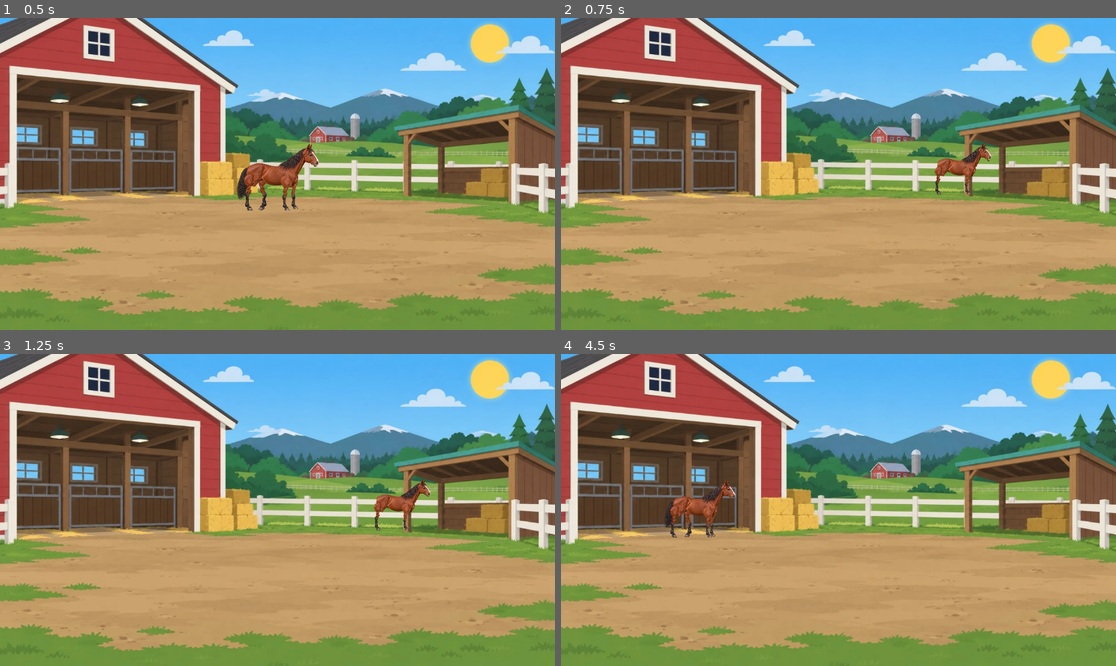
Above: before the commit, frames 1-4 (two rows, left to right).
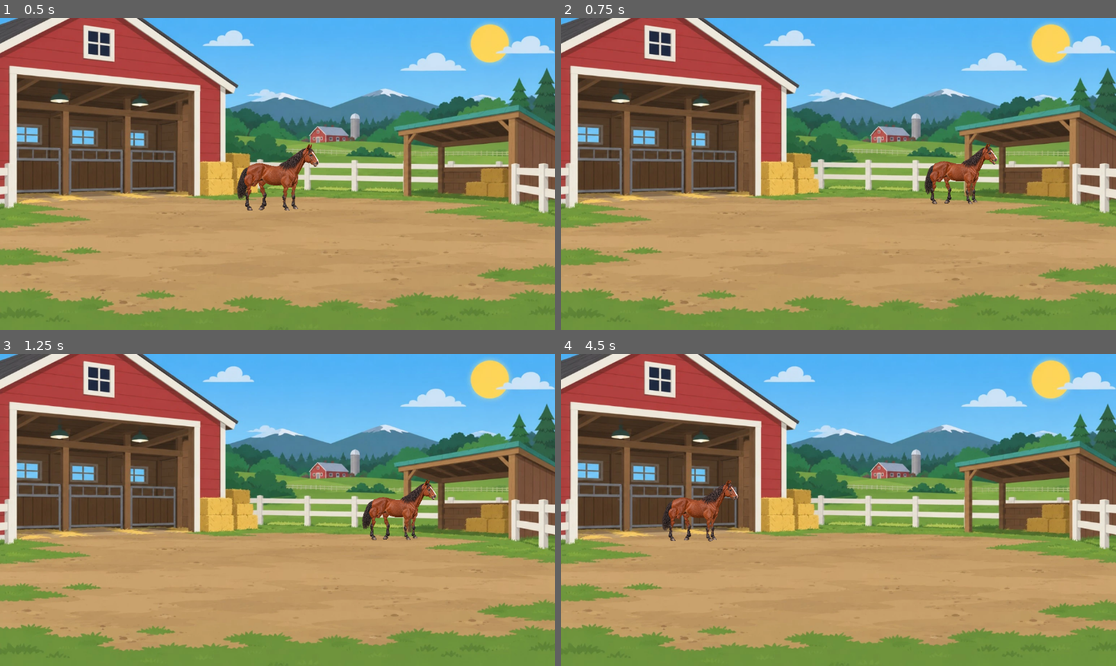
Above: after the commit, the same moments.

Repository: marceldubrig-hash/Pferd-und-Steve
Game: Godot game, scene res://scenes/main.tscn
The game is run twice, just before and just after one commit, with the same random seed, the same clock (stepped at 60 frames per second) and the same inputs.
Inputs (mouse positions are in pixels of both pictures, inside the frame that each line leads up to):
- Up to frame 1 (0.5 s): no input
- Up to frame 2 (0.75 s): move the mouse to (960, 158) at 0.52 s; click (960, 158) at 0.67 s
- Up to frame 3 (1.25 s): no input
- Up to frame 4 (4.5 s): drag from (727, 525) to (810, 572) at 1.27 s; move the mouse to (894, 441) at 2.02 s; click (894, 441) at 2.17 s; drag from (810, 572) to (672, 463) at 2.77 s; move the mouse to (1005, 556) at 3.52 s; click (1005, 556) at 3.67 s; drag from (672, 463) to (755, 432) at 4.27 s

Frame 1 is identical in both runs. In frame 2, 0.9% of the frame differs, in the area x 65-79%, y 40-60%; in frame 3, 0.9%; in frame 4, 0.6%.

Commit message:
Make farm obstacle boundaries aspect-ratio aware

Diff:
--- a/scripts/main.gd
+++ b/scripts/main.gd
@@ -48,6 +48,29 @@
 const RIGHT_OBSTACLE_X_RATIO := 0.87
 const RIGHT_OUTER_X_RATIO := 1.00
 
+# The old obstacle profile above was calibrated from a 1536x1384 screenshot.
+# Using those values directly as viewport ratios breaks as soon as the Fold runs
+# at a different aspect ratio because Background uses cover scaling/cropping.
+# Keep the historical ratios for documentation, but resolve collisions in the
+# canonical 1536x864 farm texture's coordinate space instead.
+const FARM_SOURCE_SIZE := Vector2(1536.0, 864.0)
+const LEFT_OUTER_SOURCE_X := 288.5549
+const LEFT_OBSTACLE_SOURCE_X := 633.7554
+const LEFT_OPEN_SOURCE_X := 700.8777
+const RIGHT_OPEN_SOURCE_X := 1055.6671
+const RIGHT_OBSTACLE_SOURCE_X := 1122.7894
+const RIGHT_OUTER_SOURCE_X := 1247.4451
+
+const OPEN_GROUND_SOURCE_Y := 488.16
+const OBSTACLE_GROUND_SOURCE_Y := 505.44
+const OUTER_GROUND_SOURCE_Y := 518.40
+
+# Keep the visible horse inside the viewport and use its current projected width
+# when testing obstacle overlap. This prevents the root from being legal while
+# the body/head is already inside a barn/shelter or outside the screen.
+const HORSE_HALF_WIDTH_TO_PROJECTED_HEIGHT := 0.62
+const SCREEN_EDGE_PADDING_PX := 8.0
+
 @onready var background: Sprite2D = $Background
 @onready var horse_root: Node2D = $HorseRoot
 @onready var horse_visual: Node2D = $HorseRoot/HorseVisual
@@ -126,21 +149,31 @@
 
 	var min_y := size.y * GROUND_BACK_TOUCH_Y_RATIO
 	var max_y := size.y * GROUND_FRONT_TOUCH_Y_RATIO
-	var clamped_x := clampf(new_position.x, 0.0, size.x)
 	var clamped_y := clampf(new_position.y, min_y, max_y)
-
-	horse_x_ratio = clamped_x / size.x
 
 	var requested_depth_t := clampf(
 		inverse_lerp(min_y, max_y, clamped_y),
 		0.0,
 		1.0
 	)
-	var obstacle_min_depth_t := _minimum_depth_t_for_x(horse_x_ratio)
-
-	# If the user drags "through" the hay stack or the right shelter, project
-	# the horse to the nearest legal ground point in front of that obstacle.
-	horse_depth_t = maxf(requested_depth_t, obstacle_min_depth_t)
+
+	var resolved_x := clampf(new_position.x, 0.0, size.x)
+	var resolved_depth_t := requested_depth_t
+
+	# Resolve horizontal screen containment and obstacle depth together.
+	# Projected horse width grows with depth, so a few deterministic passes are
+	# enough to converge without introducing physics or a new movement system.
+	for _pass in range(4):
+		resolved_x = _clamp_horse_screen_x(resolved_x, size, resolved_depth_t)
+		var obstacle_min_depth_t := _minimum_depth_t_for_screen_x(
+			resolved_x,
+			size,
+			resolved_depth_t
+		)
+		resolved_depth_t = maxf(requested_depth_t, obstacle_min_depth_t)
+
+	horse_x_ratio = resolved_x / size.x
+	horse_depth_t = resolved_depth_t
 	_apply_perspective()
 
 
@@ -167,62 +200,132 @@
 	_apply_perspective()
 
 
-func _minimum_projected_foot_y_ratio_for_x(x_ratio: float) -> float:
-	var x := clampf(x_ratio, 0.0, 1.0)
-
-	if x <= LEFT_OBSTACLE_X_RATIO:
-		var outer_t := inverse_lerp(
-			LEFT_OUTER_X_RATIO,
-			LEFT_OBSTACLE_X_RATIO,
+func _background_cover_scale(size: Vector2) -> float:
+	return maxf(
+		size.x / FARM_SOURCE_SIZE.x,
+		size.y / FARM_SOURCE_SIZE.y
+	)
+
+
+func _background_source_to_screen(source_point: Vector2, size: Vector2) -> Vector2:
+	var cover_scale := _background_cover_scale(size)
+	var scaled_source_size := FARM_SOURCE_SIZE * cover_scale
+	var offset := (size - scaled_source_size) * 0.5
+	return offset + source_point * cover_scale
+
+
+func _background_screen_x_to_source(screen_x: float, size: Vector2) -> float:
+	var cover_scale := _background_cover_scale(size)
+	var scaled_source_width := FARM_SOURCE_SIZE.x * cover_scale
+	var offset_x := (size.x - scaled_source_width) * 0.5
+	return (screen_x - offset_x) / maxf(cover_scale, 0.001)
+
+
+func _minimum_ground_source_y_for_source_x(source_x: float) -> float:
+	var x := source_x
+
+	if x <= LEFT_OBSTACLE_SOURCE_X:
+		var outer_t := clampf(
+			inverse_lerp(LEFT_OUTER_SOURCE_X, LEFT_OBSTACLE_SOURCE_X, x),
+			0.0,
+			1.0
+		)
+		return lerpf(
+			OUTER_GROUND_SOURCE_Y,
+			OBSTACLE_GROUND_SOURCE_Y,
+			smoothstep(0.0, 1.0, outer_t)
+		)
+
+	if x < LEFT_OPEN_SOURCE_X:
+		var open_t := inverse_lerp(
+			LEFT_OBSTACLE_SOURCE_X,
+			LEFT_OPEN_SOURCE_X,
 			x
 		)
 		return lerpf(
-			LEFT_OUTER_GROUND_Y_RATIO,
-			LEFT_OBSTACLE_GROUND_Y_RATIO,
-			smoothstep(0.0, 1.0, outer_t)
-		)
-
-	if x < LEFT_OPEN_X_RATIO:
-		var open_t := inverse_lerp(
-			LEFT_OBSTACLE_X_RATIO,
-			LEFT_OPEN_X_RATIO,
+			OBSTACLE_GROUND_SOURCE_Y,
+			OPEN_GROUND_SOURCE_Y,
+			smoothstep(0.0, 1.0, open_t)
+		)
+
+	if x <= RIGHT_OPEN_SOURCE_X:
+		return OPEN_GROUND_SOURCE_Y
+
+	if x < RIGHT_OBSTACLE_SOURCE_X:
+		var obstacle_t := inverse_lerp(
+			RIGHT_OPEN_SOURCE_X,
+			RIGHT_OBSTACLE_SOURCE_X,
 			x
 		)
 		return lerpf(
-			LEFT_OBSTACLE_GROUND_Y_RATIO,
-			GROUND_BACK_TOUCH_Y_RATIO,
-			smoothstep(0.0, 1.0, open_t)
-		)
-
-	if x <= RIGHT_OPEN_X_RATIO:
-		return GROUND_BACK_TOUCH_Y_RATIO
-
-	if x < RIGHT_OBSTACLE_X_RATIO:
-		var obstacle_t := inverse_lerp(
-			RIGHT_OPEN_X_RATIO,
-			RIGHT_OBSTACLE_X_RATIO,
-			x
-		)
-		return lerpf(
-			GROUND_BACK_TOUCH_Y_RATIO,
-			RIGHT_OBSTACLE_GROUND_Y_RATIO,
+			OPEN_GROUND_SOURCE_Y,
+			OBSTACLE_GROUND_SOURCE_Y,
 			smoothstep(0.0, 1.0, obstacle_t)
 		)
 
-	var outer_t := inverse_lerp(
-		RIGHT_OBSTACLE_X_RATIO,
-		RIGHT_OUTER_X_RATIO,
-		x
+	var outer_t := clampf(
+		inverse_lerp(RIGHT_OBSTACLE_SOURCE_X, RIGHT_OUTER_SOURCE_X, x),
+		0.0,
+		1.0
 	)
 	return lerpf(
-		RIGHT_OBSTACLE_GROUND_Y_RATIO,
-		RIGHT_OUTER_GROUND_Y_RATIO,
+		OBSTACLE_GROUND_SOURCE_Y,
+		OUTER_GROUND_SOURCE_Y,
 		smoothstep(0.0, 1.0, outer_t)
 	)
 
 
-func _minimum_depth_t_for_x(x_ratio: float) -> float:
-	var minimum_foot_y_ratio := _minimum_projected_foot_y_ratio_for_x(x_ratio)
+func _projected_horse_height_px_for_depth(size: Vector2, depth_t: float) -> float:
+	var distance_m := lerpf(FAR_DISTANCE_M, NEAR_DISTANCE_M, depth_t)
+	var inverse_depth_gain := FAR_DISTANCE_M / maxf(distance_m, 0.01)
+	var foot_delta_from_horizon := (
+		FAR_PROJECTED_FOOT_Y_RATIO - PERSPECTIVE_HORIZON_Y_RATIO
+	) * inverse_depth_gain
+	var projected_horse_height_ratio := (
+		HORSE_WORLD_HEIGHT_M / CAMERA_HEIGHT_M
+	) * maxf(foot_delta_from_horizon, 0.001)
+	return size.y * projected_horse_height_ratio
+
+
+func _horse_collision_half_width_px(size: Vector2, depth_t: float) -> float:
+	return _projected_horse_height_px_for_depth(size, depth_t) * HORSE_HALF_WIDTH_TO_PROJECTED_HEIGHT
+
+
+func _clamp_horse_screen_x(screen_x: float, size: Vector2, depth_t: float) -> float:
+	var half_width := _horse_collision_half_width_px(size, depth_t)
+	var margin := minf(
+		half_width + SCREEN_EDGE_PADDING_PX,
+		size.x * 0.45
+	)
+	return clampf(screen_x, margin, size.x - margin)
+
+
+func _minimum_depth_t_for_screen_x(
+	screen_x: float,
+	size: Vector2,
+	probe_depth_t: float
+) -> float:
+	var half_width := _horse_collision_half_width_px(size, probe_depth_t)
+	var sample_screen_xs := [
+		screen_x - half_width,
+		screen_x,
+		screen_x + half_width,
+	]
+
+	var minimum_source_y := OPEN_GROUND_SOURCE_Y
+	for sample_screen_x in sample_screen_xs:
+		var source_x := _background_screen_x_to_source(sample_screen_x, size)
+		minimum_source_y = maxf(
+			minimum_source_y,
+			_minimum_ground_source_y_for_source_x(source_x)
+		)
+
+	var minimum_screen_y := _background_source_to_screen(
+		Vector2(0.0, minimum_source_y),
+		size
+	).y
+	var minimum_foot_y_ratio := minimum_screen_y / maxf(size.y, 1.0)
+
 	var far_delta := FAR_PROJECTED_FOOT_Y_RATIO - PERSPECTIVE_HORIZON_Y_RATIO
 	var requested_delta := minimum_foot_y_ratio - PERSPECTIVE_HORIZON_Y_RATIO
 
@@ -244,10 +347,14 @@
 		return
 
 	# Keep an already-stored position legal after a resize/fold-state change too.
-	horse_depth_t = maxf(
-		horse_depth_t,
-		_minimum_depth_t_for_x(horse_x_ratio)
-	)
+	var resolved_x := size.x * horse_x_ratio
+	for _pass in range(4):
+		resolved_x = _clamp_horse_screen_x(resolved_x, size, horse_depth_t)
+		horse_depth_t = maxf(
+			horse_depth_t,
+			_minimum_depth_t_for_screen_x(resolved_x, size, horse_depth_t)
+		)
+	horse_x_ratio = resolved_x / size.x
 
 	# Move linearly in world depth, not linearly in sprite scale.
 	# Perspective itself then naturally grows non-linearly as Z approaches camera.
@@ -274,7 +381,7 @@
 	var visual_scale := target_horse_height_px / HORSE_VISIBLE_SOURCE_HEIGHT_PX
 
 	horse_root.position = Vector2(
-		size.x * horse_x_ratio,
+		resolved_x,
 		size.y * projected_foot_y_ratio
 	)
 	horse_root.scale = Vector2.ONE * visual_scale
